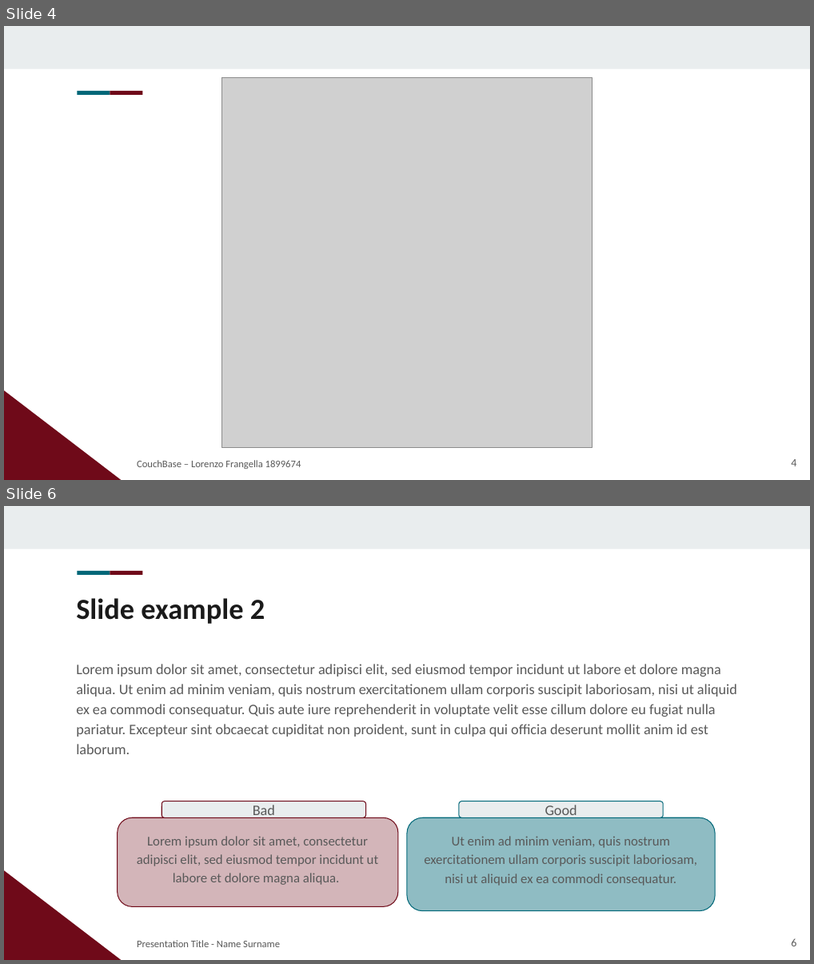
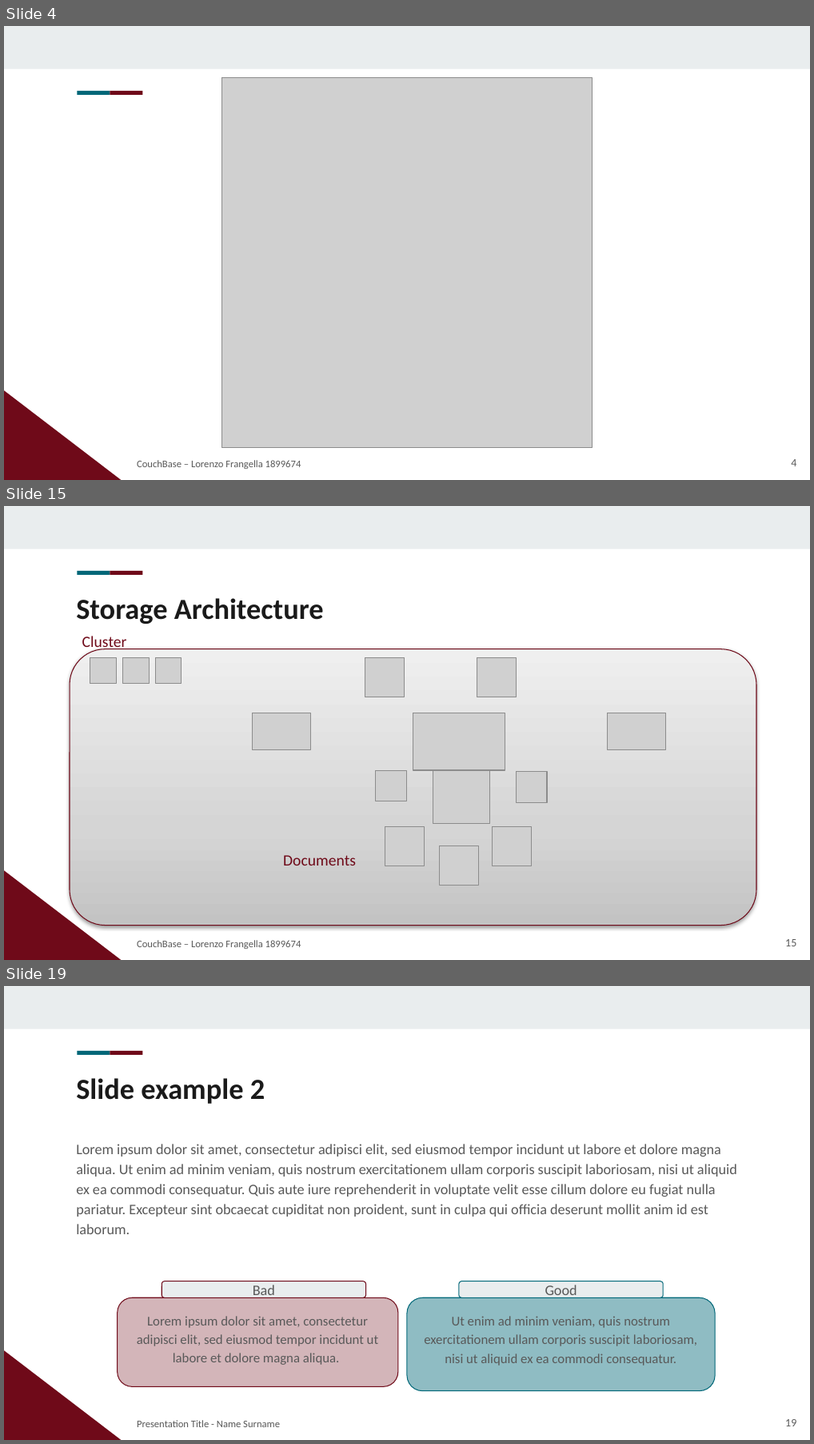
Before and after one commit to LorenzoFrangella/large-scale-data-management, a slide deck: large-scale-dm.pptx. Shown one above the other, each under a label of ours: slides 4 and 6 before the commit, slides 4, 15 and 19 after it; the slides between them are not shown. The pictures are 814x964 and 814x1444 pixels, drawn with LibreOffice and Linux fonts; fonts in the diff are those of the drawing; grey boxes stand for pictures; background and template pictures are left out. Boxes give left, top, right and bottom in pixels: in the first picture for what was removed or moved away, otherwise in the second. Text is boxed around its words. In the diff, an @@ line names an element or a change of style, - is before the commit and + after.

```diff
--- a/large-scale-dm.pptx
+++ b/large-scale-dm.pptx
@@ slide 15 added at box(4, 506, 810, 960), background #FFFFFF; not listed: 4 template elements that a slide beside it also shows @@
@@ title added at box(76, 598, 324, 624), 26 pt, text #1A1A1A, bold @@
+Storage Architecture
@@ rounded rectangle added at box(70, 648, 756, 924), fill gradient #C4C4C4 to #D5D5D5 to #EFEFEF, outline #6F0A19 0.75 pt @@
@@ text added at box(82, 636, 127, 652), 14 pt, text #6F0A19 @@
+Cluster
@@ picture added at box(90, 658, 116, 684) @@
@@ picture added at box(123, 658, 149, 684) @@
@@ picture added at box(156, 658, 182, 684) @@
@@ picture added at box(366, 658, 405, 697) @@
@@ picture added at box(478, 658, 517, 697) @@
@@ picture added at box(252, 713, 311, 749) @@
@@ picture added at box(413, 713, 505, 771) @@
@@ picture added at box(607, 713, 666, 749) @@
@@ picture added at box(433, 766, 490, 823) @@
@@ picture added at box(376, 770, 407, 801) @@
@@ picture added at box(516, 772, 547, 803) @@
@@ picture added at box(385, 826, 424, 866) @@
@@ picture added at box(493, 826, 532, 866) @@
@@ text added at box(283, 855, 356, 865), 14 pt, text #6F0A19 @@
+Documents
@@ picture added at box(439, 845, 479, 885) @@
@@ subtitle added at box(137, 940, 302, 948), 9 pt, text #595959 @@
+CouchBase – Lorenzo Frangella 1899674
@@ page number added at box(786, 939, 797, 946), 10 pt, text #595959 @@
+15
@@ what was slide 6 is now slide 19 @@
@@ page number at box(786, 1419, 797, 1426): text changed @@
-6
+19
```
Also in this commit, not shown: 2 slides changed, 12 other slides added, 4 other files.
